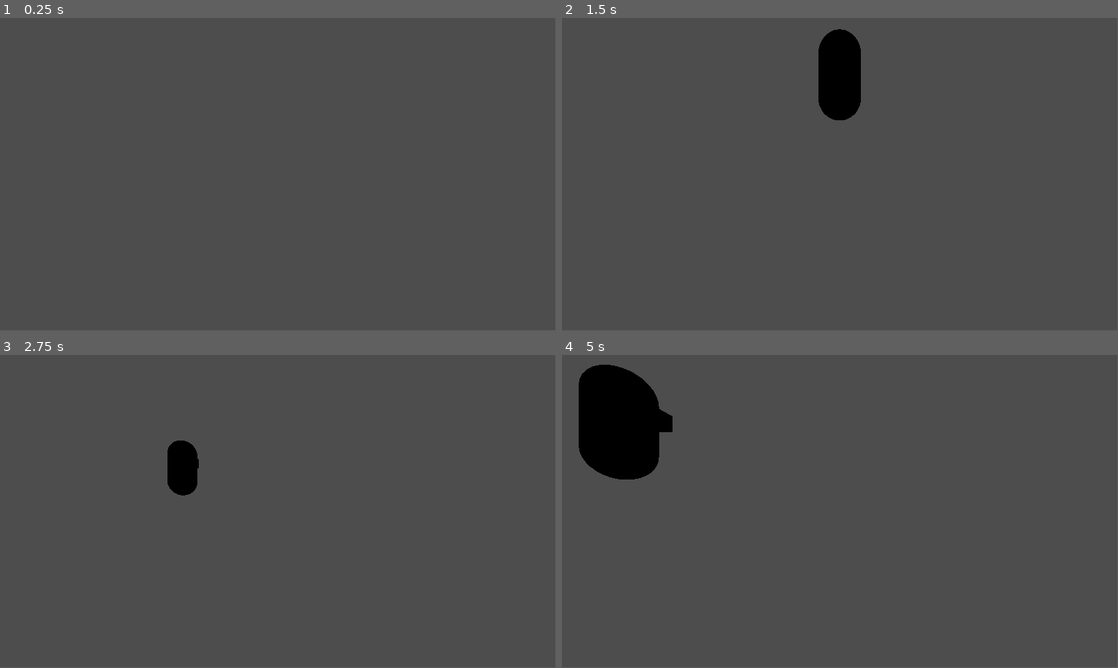
Above: before the commit, frames 1-4 (two rows, left to right).
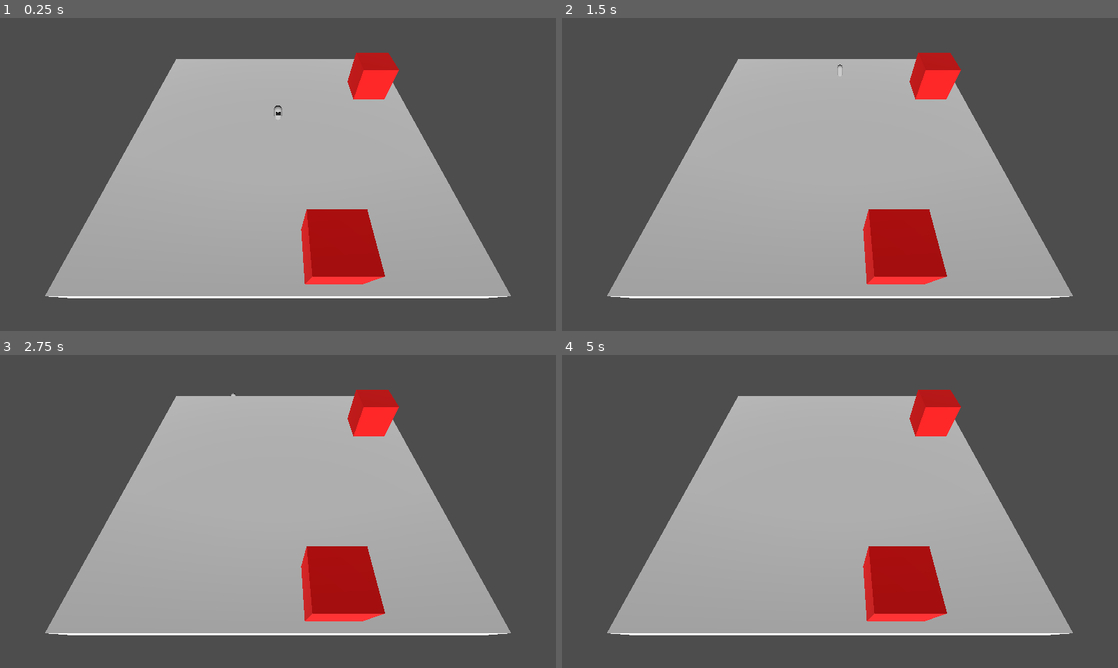
Above: after the commit, the same moments.

Repository: HeroSenseiDev/TODO-GAME-JAM
Game: Godot game, scene res://Scenes/main.tscn
Same seed, same stepped clock (60 frames per second), same inputs: the game is played once before the commit and once after it. Before the commit the project has no main scene; this scene is started directly in both runs.
Inputs:
- Up to frame 1 (0.25 s): no input
- Up to frame 2 (1.5 s): tap Enter (ui_accept) at 0.5, 0.6, 0.77, 1.07, 1.35 s; hold Up (Forward) from 0.53 s (still down)
- Up to frame 3 (2.75 s): tap Enter (ui_accept) at 1.52, 1.82, 2.1 s; release Up (Forward) at 2.03 s; hold Left (Left) from 2.03 s (still down)
- Up to frame 4 (5 s): tap Enter (ui_accept) at 2.85, 3.02, 3.32, 3.6, 3.77, 4.07, 4.35, 4.52, 4.82 s; release Left (Left) at 3.53 s; hold Down (Back) 3.53-4.28 s; hold Right (Right) from 4.28 s (still down)
The window is 799x449 before the commit and 800x450 after it. Grey fills any space a smaller window leaves; there, only what the larger window draws over its background counts as a difference.

The runs differ from the first frame. In frame 1, 46% of the frame differs, in the area x 8-92%, y 11-90%; in frame 2, 47%; in frame 3, 46%; in frame 4, 51%, in the area x 3-92%, y 3-90%.
Error before the commit: Invalid call to function 'process' in base 'Node (PlayerGroundState.gd)'. Expected 0 arguments. (res://Scripts/Player/StateMachine/state_machine.gd:48)

Commit message:
playerMovement

Diff:
--- a/Scenes/PlayerGroundState.gd
+++ /dev/null
@@ -1,8 +0,0 @@
-extends PlayerState
-
-
-func enter():
-	pass
-
-func process():
-	pass
--- a/Scenes/main.tscn
+++ b/Scenes/main.tscn
@@ -1,24 +1,64 @@
-[gd_scene load_steps=3 format=3 uid="uid://dh0qod2bv7tt"]
+[gd_scene load_steps=8 format=3 uid="uid://dh0qod2bv7tt"]
 
 [ext_resource type="PackedScene" uid="uid://4w182mkeoav1" path="res://Scenes/player.tscn" id="1_c82ne"]
 
+[sub_resource type="StandardMaterial3D" id="StandardMaterial3D_g2otq"]
+
+[sub_resource type="StandardMaterial3D" id="StandardMaterial3D_atrt5"]
+albedo_color = Color(0.602497, 0.645964, 0.712088, 1)
+
 [sub_resource type="BoxShape3D" id="BoxShape3D_18g3p"]
-size = Vector3(49.8458, 1, 50.2922)
+size = Vector3(38.2483, 2.646, 40.2927)
+
+[sub_resource type="StandardMaterial3D" id="StandardMaterial3D_ho1eo"]
+albedo_color = Color(1, 0, 0.0196078, 1)
+
+[sub_resource type="BoxMesh" id="BoxMesh_r64hv"]
+material = SubResource("StandardMaterial3D_ho1eo")
+
+[sub_resource type="BoxShape3D" id="BoxShape3D_uuonx"]
 
 [node name="Main" type="Node3D"]
 
 [node name="Ship" type="Node3D" parent="."]
 
 [node name="CSGBox3D" type="CSGBox3D" parent="Ship"]
-size = Vector3(50, 1, 50)
+transform = Transform3D(1, 0, 0, 0, 1, 0, 0, 0, 1, 0, -1.0957, 0)
+material_override = SubResource("StandardMaterial3D_g2otq")
+size = Vector3(40, 3.19141, 40)
+material = SubResource("StandardMaterial3D_atrt5")
 
 [node name="StaticBody3D" type="StaticBody3D" parent="Ship/CSGBox3D"]
 
 [node name="CollisionShape3D" type="CollisionShape3D" parent="Ship/CSGBox3D/StaticBody3D"]
-transform = Transform3D(1, 0, 0, 0, 1, 0, 0, 0, 1, -0.145447, 0, -0.123772)
+transform = Transform3D(1, 0, 0, 0, 1, 0, 0, 0, 1, -0.278372, 0.822998, 0.479748)
 shape = SubResource("BoxShape3D_18g3p")
 
 [node name="Player" parent="." instance=ExtResource("1_c82ne")]
 transform = Transform3D(1, 0, 0, 0, 1, 0, 0, 0, 1, 0, 3.97241, 0)
 
+[node name="DirectionalLight3D" type="DirectionalLight3D" parent="."]
+light_energy = 1.865
+light_indirect_energy = 16.0
+light_angular_distance = 29.19
+
 [node name="Camera3D" type="Camera3D" parent="."]
+transform = Transform3D(1, 0, 0, 0, 0.56344, 0.826157, 0, -0.826157, 0.56344, 0, 20.8175, 21.2262)
+
+[node name="Obstacle 1" type="MeshInstance3D" parent="." groups=["Obstacles"]]
+transform = Transform3D(5, 0, 0, 0, 5, 0, 0, 0, 5, 4.8652, 2.80365, 16.6234)
+mesh = SubResource("BoxMesh_r64hv")
+
+[node name="StaticBody3D" type="StaticBody3D" parent="Obstacle 1"]
+
+[node name="CollisionShape3D" type="CollisionShape3D" parent="Obstacle 1/StaticBody3D"]
+shape = SubResource("BoxShape3D_uuonx")
+
+[node name="Obstacle 2" type="MeshInstance3D" parent="." groups=["Obstacles"]]
+transform = Transform3D(5, 0, 0, 0, 5, 0, 0, 0, 5, 14.6597, 2.80365, -9.7875)
+mesh = SubResource("BoxMesh_r64hv")
+
+[node name="StaticBody3D" type="StaticBody3D" parent="Obstacle 2"]
+
+[node name="CollisionShape3D" type="CollisionShape3D" parent="Obstacle 2/StaticBody3D"]
+shape = SubResource("BoxShape3D_uuonx")
--- a/Scenes/player.tscn
+++ b/Scenes/player.tscn
@@ -1,15 +1,81 @@
-[gd_scene load_steps=7 format=3 uid="uid://4w182mkeoav1"]
+[gd_scene load_steps=12 format=3 uid="uid://4w182mkeoav1"]
 
 [ext_resource type="Script" path="res://Scripts/Player/Player.gd" id="1_3ccag"]
 [ext_resource type="Script" path="res://Scripts/Player/StateMachine/state_machine.gd" id="2_i4s6t"]
-[ext_resource type="Script" path="res://Scenes/PlayerGroundState.gd" id="3_2v8ml"]
+[ext_resource type="Script" path="res://Scripts/Player/StateMachine/PlayerGroundState.gd" id="3_2v8ml"]
+[ext_resource type="Script" path="res://Scripts/Player/StateMachine/PlayerShockState.gd" id="4_hbqgt"]
+
+[sub_resource type="CapsuleShape3D" id="CapsuleShape3D_3qqle"]
+
+[sub_resource type="Animation" id="Animation_2f8cc"]
+resource_name = "Shock"
+tracks/0/type = "value"
+tracks/0/imported = false
+tracks/0/enabled = true
+tracks/0/path = NodePath(".:rotation")
+tracks/0/interp = 1
+tracks/0/loop_wrap = true
+tracks/0/keys = {
+"times": PackedFloat32Array(0),
+"transitions": PackedFloat32Array(1),
+"update": 0,
+"values": [Vector3(-1.5708, 0, 0)]
+}
+
+[sub_resource type="Animation" id="Animation_fff4b"]
+length = 0.001
+tracks/0/type = "value"
+tracks/0/imported = false
+tracks/0/enabled = true
+tracks/0/path = NodePath(".:rotation")
+tracks/0/interp = 1
+tracks/0/loop_wrap = true
+tracks/0/keys = {
+"times": PackedFloat32Array(0),
+"transitions": PackedFloat32Array(1),
+"update": 0,
+"values": [Vector3(0, 0, 0)]
+}
+tracks/1/type = "value"
+tracks/1/imported = false
+tracks/1/enabled = true
+tracks/1/path = NodePath("Node3D:scale")
+tracks/1/interp = 1
+tracks/1/loop_wrap = true
+tracks/1/keys = {
+"times": PackedFloat32Array(0),
+"transitions": PackedFloat32Array(1),
+"update": 0,
+"values": [Vector3(1, 1, 1)]
+}
+
+[sub_resource type="Animation" id="Animation_e5lpu"]
+resource_name = "Idle"
+loop_mode = 1
+tracks/0/type = "value"
+tracks/0/imported = false
+tracks/0/enabled = true
+tracks/0/path = NodePath("Node3D:scale")
+tracks/0/interp = 1
+tracks/0/loop_wrap = true
+tracks/0/keys = {
+"times": PackedFloat32Array(0, 0.233333),
+"transitions": PackedFloat32Array(1, 1),
+"update": 0,
+"values": [Vector3(0.8, 0.9, 1), Vector3(1, 1, 1)]
+}
+
+[sub_resource type="AnimationLibrary" id="AnimationLibrary_5wsjd"]
+_data = {
+"Idle": SubResource("Animation_e5lpu"),
+"RESET": SubResource("Animation_fff4b"),
+"Shock": SubResource("Animation_2f8cc")
+}
 
 [sub_resource type="CapsuleMesh" id="CapsuleMesh_0anvw"]
 
 [sub_resource type="StandardMaterial3D" id="StandardMaterial3D_l5ky3"]
 albedo_color = Color(0, 0, 0, 1)
-
-[sub_resource type="CapsuleShape3D" id="CapsuleShape3D_3qqle"]
 
 [node name="Player" type="CharacterBody3D"]
 transform = Transform3D(1, 0, 0, 0, 1, 0, 0, 0, 1, 0, 0.972414, 0)
@@ -22,15 +88,33 @@
 [node name="PlayerGroundState" type="Node" parent="StateMachine"]
 script = ExtResource("3_2v8ml")
 
-[node name="PlayerCarriyingState" type="Node" parent="StateMachine"]
+[node name="PlayerShockState" type="Node" parent="StateMachine"]
+script = ExtResource("4_hbqgt")
 
-[node name="MeshInstance3D" type="MeshInstance3D" parent="."]
+[node name="Timer" type="Timer" parent="StateMachine/PlayerShockState"]
+
+[node name="CollisionShape3D" type="CollisionShape3D" parent="."]
+shape = SubResource("CapsuleShape3D_3qqle")
+
+[node name="ForwardRayCast" type="RayCast3D" parent="."]
+target_position = Vector3(0, 0, 1)
+
+[node name="AnimationPlayer" type="AnimationPlayer" parent="."]
+libraries = {
+"": SubResource("AnimationLibrary_5wsjd")
+}
+
+[node name="Node3D" type="Node3D" parent="."]
+transform = Transform3D(1, 0, 0, 0, 1, 0, 0, 0, 1, 0, -0.889706, 0)
+
+[node name="MeshInstance3D" type="MeshInstance3D" parent="Node3D"]
+transform = Transform3D(1, 0, 0, 0, 1, 0, 0, 0, 1, 0, 0.889706, 0)
 mesh = SubResource("CapsuleMesh_0anvw")
+skeleton = NodePath("../..")
 
-[node name="CSGBox3D" type="CSGBox3D" parent="MeshInstance3D"]
-transform = Transform3D(1, 0, 0, 0, 1, 0, 0, 0, 1, 0.0327148, 0.321716, -0.383936)
+[node name="CSGBox3D" type="CSGBox3D" parent="Node3D/MeshInstance3D"]
+transform = Transform3D(1, 0, 0, 0, 1, 0, 0, 0, 1, 0.0327148, 0.321716, 0.365545)
 material_override = SubResource("StandardMaterial3D_l5ky3")
 size = Vector3(0.577148, 0.356567, 0.671387)
 
-[node name="CollisionShape3D" type="CollisionShape3D" parent="."]
-shape = SubResource("CapsuleShape3D_3qqle")
+[connection signal="timeout" from="StateMachine/PlayerShockState/Timer" to="StateMachine/PlayerShockState" method="_on_timer_timeout"]
--- a/Scripts/Player/Player.gd
+++ b/Scripts/Player/Player.gd
@@ -1,28 +1,13 @@
 extends CharacterBody3D
 class_name Player
 
-const SPEED = 5.0
-const JUMP_VELOCITY = 4.5
+@export var speed : float = 15.0
+@onready var fray_cast: RayCast3D = $ForwardRayCast
+@onready var anim: AnimationPlayer = $AnimationPlayer
 
 
 func _physics_process(delta: float) -> void:
 	# Add the gravity.
 	if not is_on_floor():
 		velocity += get_gravity() * delta
-
-	# Handle jump.
-	if Input.is_action_just_pressed("ui_accept") and is_on_floor():
-		velocity.y = JUMP_VELOCITY
-
-	# Get the input direction and handle the movement/deceleration.
-	# As good practice, you should replace UI actions with custom gameplay actions.
-	var input_dir := Input.get_vector("ui_left", "ui_right", "ui_up", "ui_down")
-	var direction := (transform.basis * Vector3(input_dir.x, 0, input_dir.y)).normalized()
-	if direction:
-		velocity.x = direction.x * SPEED
-		velocity.z = direction.z * SPEED
-	else:
-		velocity.x = move_toward(velocity.x, 0, SPEED)
-		velocity.z = move_toward(velocity.z, 0, SPEED)
-
 	move_and_slide()
--- /dev/null
+++ b/Scripts/Player/StateMachine/PlayerGroundState.gd
@@ -0,0 +1,41 @@
+extends PlayerState
+
+# Variables para controlar el movimiento
+var acceleration := 100.0
+var friction := 100.0
+#var max_speed := 10.0
+var velocity := Vector3.ZERO
+
+func enter():
+	player.anim.play("Idle")
+
+
+
+func process(delta):
+	if player.fray_cast.is_colliding():
+		print("colisione")
+		var collider = player.fray_cast.get_collider()
+		if collider is Node3D:
+			if collider.is_in_group("Obstacles"):
+				player.anim.play("Shock")
+				state_machine.change_to("PlayerShockState")
+	# Obtener la dirección de entrada del jugador
+	var input_dir := Input.get_vector("Left", "Right", "Forward", "Back")
+	var direction := Vector3(input_dir.x, 0, input_dir.y).normalized()
+
+	# Acelerar en la dirección del input
+	if direction != Vector3.ZERO:
+		velocity.x = move_toward(velocity.x, direction.x * player.speed, acceleration * delta)
+		velocity.z = move_toward(velocity.z, direction.z * player.speed, acceleration * delta)
+
+		# Rotar el personaje hacia la dirección del movimiento
+		var target_rotation_y := atan2(direction.x, direction.z)
+		player.rotation.y = lerp_angle(player.rotation.y, target_rotation_y, delta * 25)
+	else:
+		# Aplicar fricción cuando no hay input
+		velocity.x = move_toward(velocity.x, 0, friction * delta)
+		velocity.z = move_toward(velocity.z, 0, friction * delta)
+
+	# Mover al personaje
+	player.velocity.x = velocity.x
+	player.velocity.z = velocity.z
--- /dev/null
+++ b/Scripts/Player/StateMachine/PlayerShockState.gd
@@ -0,0 +1,15 @@
+extends PlayerState
+@onready var timer: Timer = $Timer
+
+
+func enter():
+	timer.start()
+
+func process(_delta):
+	pass
+
+
+
+
+func _on_timer_timeout() -> void:
+	state_machine.change_to("PlayerGroundState")
--- a/project.godot
+++ b/project.godot
@@ -11,8 +11,18 @@
 [application]
 
 config/name="GAMEJAM"
+run/main_scene="res://Scenes/main.tscn"
 config/features=PackedStringArray("4.3", "GL Compatibility")
 config/icon="res://icon.svg"
+
+[display]
+
+window/size/viewport_width=1280
+window/size/viewport_height=720
+
+[global_group]
+
+Obstacles=""
 
 [input]
 
@@ -39,5 +49,6 @@
 
 [rendering]
 
+gl_compatibility/fallback_to_angle=false
 renderer/rendering_method="gl_compatibility"
 renderer/rendering_method.mobile="gl_compatibility"
